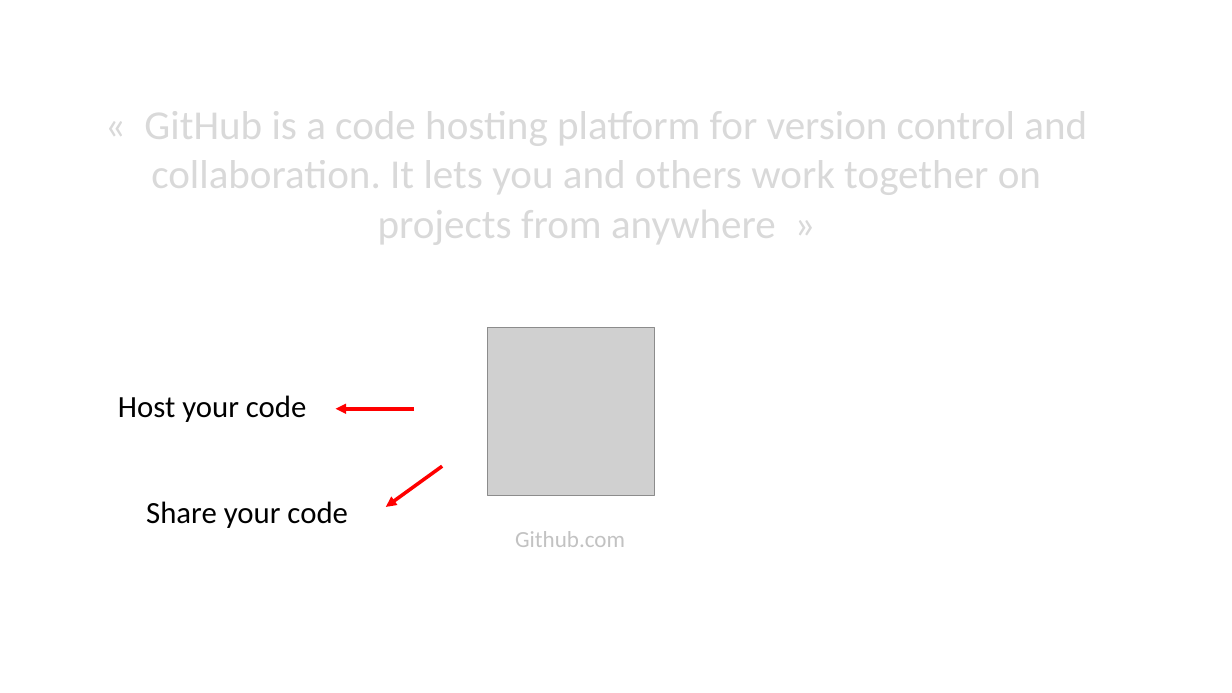
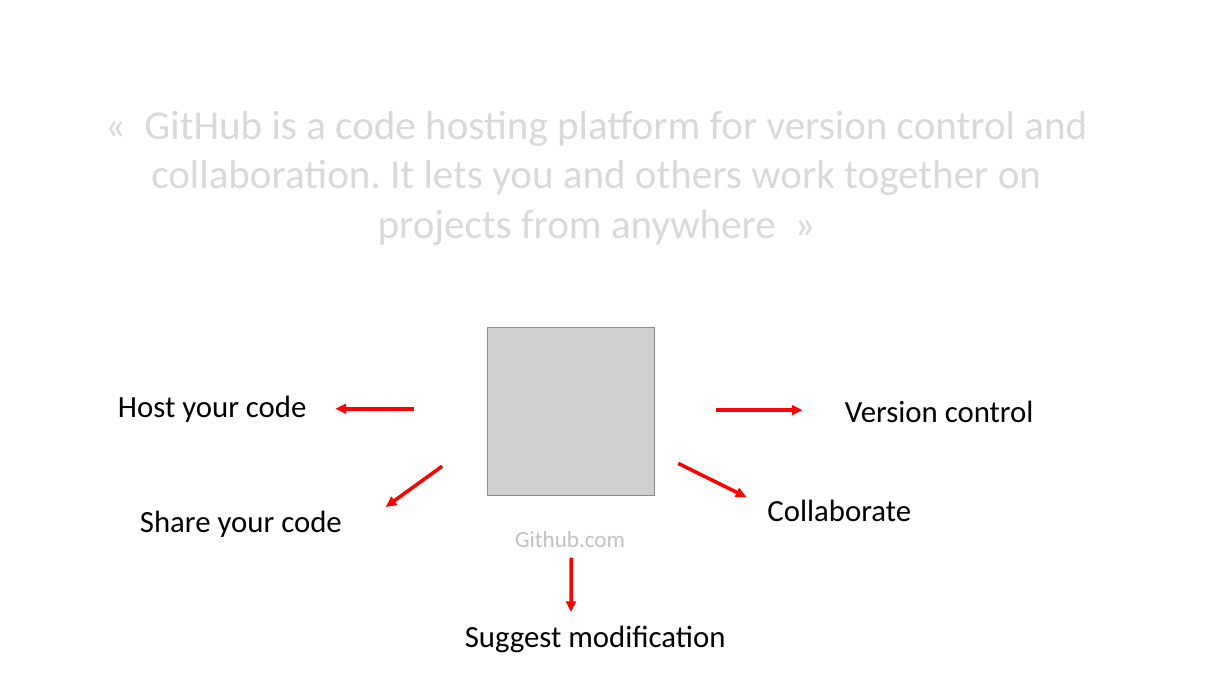
Before and after one commit to holtzy/Teaching, a slide deck: slide 3 of Intro_Github.pptx. Drawn at 1232x693 pixels with LibreOffice and Linux fonts; fonts in the diff are those of the drawing; grey boxes stand for pictures. Boxes give left, top, right and bottom in pixels: in the first picture for what was removed or moved away, otherwise in the second. Text is boxed around its words. In the diff, an @@ line names an element or a change of style, - is before the commit and + after.

Commit message:
small

```diff
--- a/Intro_Github.pptx
+++ b/Intro_Github.pptx
@@ arrow added from (716, 410) to (802, 410), #FF0000 2.75 pt @@
@@ text added at bbox=[845, 400, 1034, 423], 24 pt, text #000000 @@
+Version control
@@ arrow added from (678, 464) to (747, 497), #FF0000 2.75 pt @@
@@ text "Share your code": place and size @@
-text "Share your code" at bbox=[146, 501, 348, 528]
+text "Share your code" at bbox=[140, 510, 342, 537]
@@ text added at bbox=[767, 499, 911, 522], 24 pt, text #000000 @@
+Collaborate
@@ arrow added from (571, 558) to (571, 612), #FF0000 2.75 pt @@
@@ text added at bbox=[465, 625, 725, 653], 24 pt, text #000000 @@
+Suggest modification
```
Also in this commit, not shown: 5 slides added, 3 slides removed.
